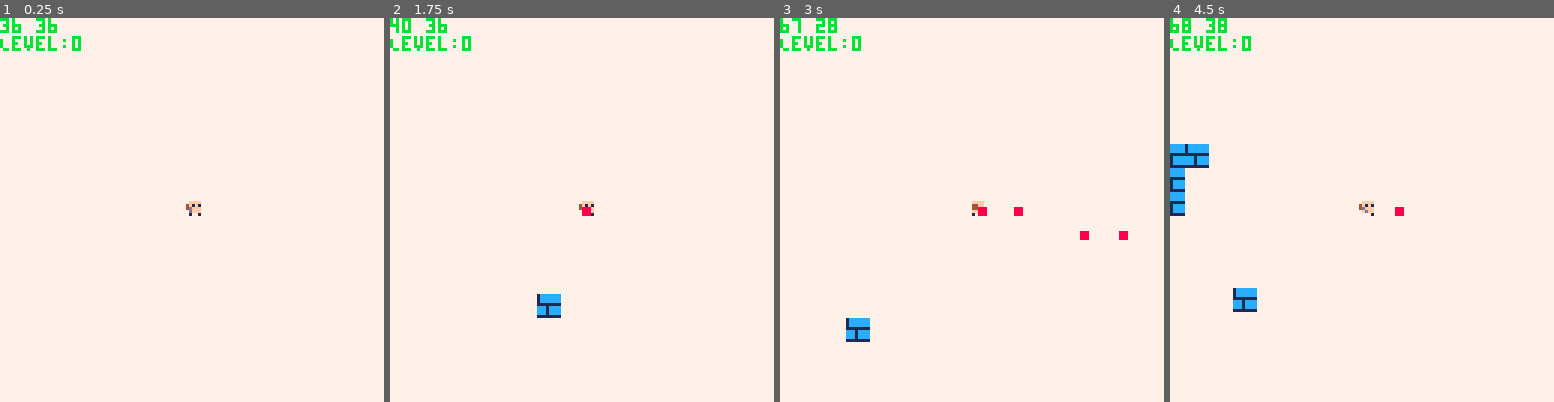
Above: before the commit, frames 1-4 (left to right).
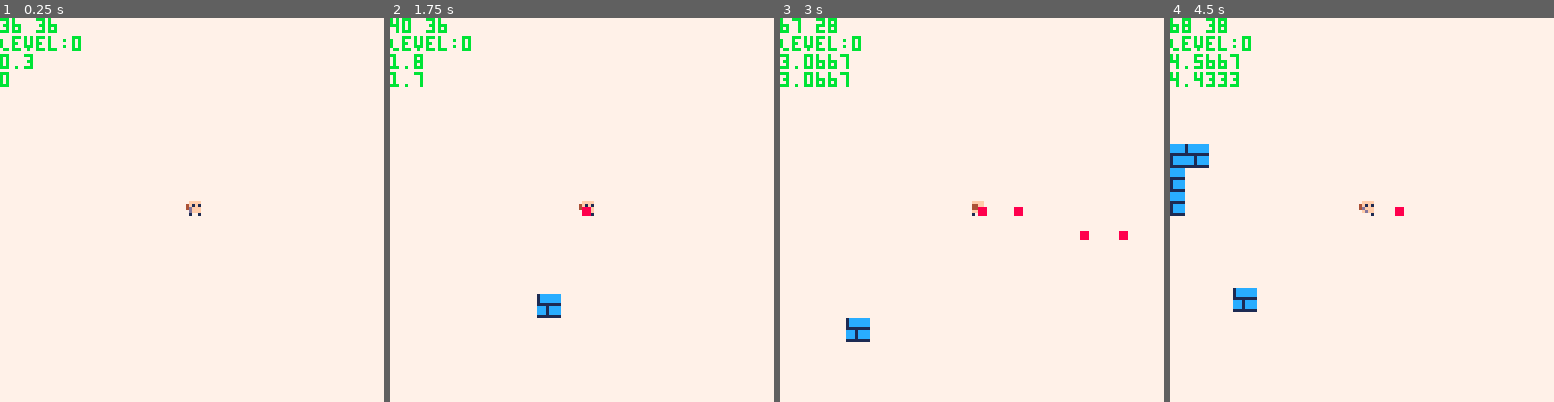
Above: after the commit, the same moments.

Repository: Beetrootmonkey/LudumDare45
Game: PICO-8 cartridge ld45.p8
Same seed, same stepped clock (60 frames per second), same inputs: the game is played once before the commit and once after it.
Inputs:
- Up to frame 1 (0.25 s): no input
- Up to frame 2 (1.75 s): tap X (X key) at 0.33, 1.07 s; tap O (Z key) at 0.7, 1.7 s; hold Right from 1.6 s (still down)
- Up to frame 3 (3 s): tap X (X key) at 1.85, 2.97 s; release Right at 2.1 s; tap O (Z key) at 2.1, 2.5, 2.9 s; hold Up 2.15-2.42 s; hold Right from 2.47 s (still down)
- Up to frame 4 (4.5 s): release Right at 3.03 s; hold Left 3.08-3.58 s; tap O (Z key) at 3.3, 3.7, 4.1 s; hold Down 3.63-3.97 s; hold Right from 4.02 s (still down); tap X (X key) at 4.08 s

The runs differ from the first frame. In frame 1, 0.2% of the frame differs, in the area x 0-9%, y 9-18%; in frame 2, 0.2%; in frame 3, 0.6%, in the area x 0-18%, y 9-18%; in frame 4, 0.6%.

Commit message:
Update ld45.p8

Diff:
--- a/ld45.p8
+++ b/ld45.p8
@@ -38,10 +38,16 @@
  return {
   x=36,
   y=36,
+  lastMoveSfx = 0,
   speed=1,
   move=function(self, newPos)
    self.x = newPos.x
    self.y = newPos.y
+
+   if(t() - 0.15 > self.lastMoveSfx) then
+    self.lastMoveSfx = t()
+    sfx(0)
+   end
   end,
   canMove=function(self, newPos)
    for i=1,#self.collisionBox do
@@ -163,6 +169,10 @@
   {x=-1, y= 1},
   {x= 1, y= 1}
  }
+ projectile.move=function(self, newPos)
+  self.x = newPos.x
+  self.y = newPos.y
+ end
  projectile.onCollision=function(self)
   for i=-1,1 do
    for j=-1,1 do
@@ -171,6 +181,7 @@
    end
   end
   projectile.isAlive = false
+  sfx(1)
  end
  projectile.draw=function(self)
   rectfill(self.x - 1, self.y - 1, self.x + 1, self.y + 1, red)
@@ -246,6 +257,8 @@
 
  print(p.x .. " " .. p.y, cameraX, cameraY, green)
  print("Level:" .. p.level, cameraX, cameraY + 6, green)
+ print(t(), cameraX, cameraY + 12, green)
+ print(p.lastMoveSfx, cameraX, cameraY + 18, green)
 end
 
 
Not shown, changed: the music (__music__) section of ld45.p8
Not shown, changed: the sound effects (__sfx__) section of ld45.p8
